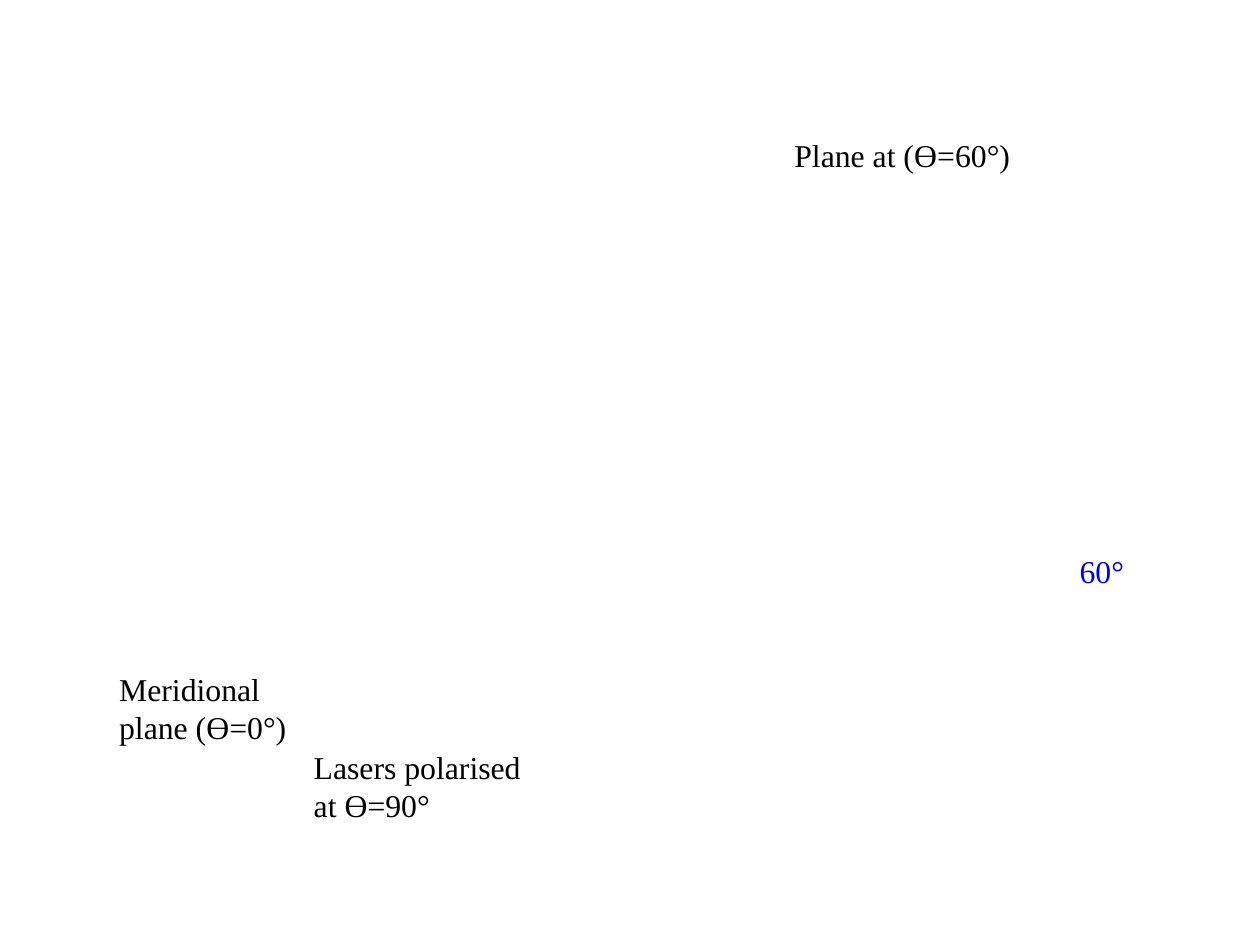
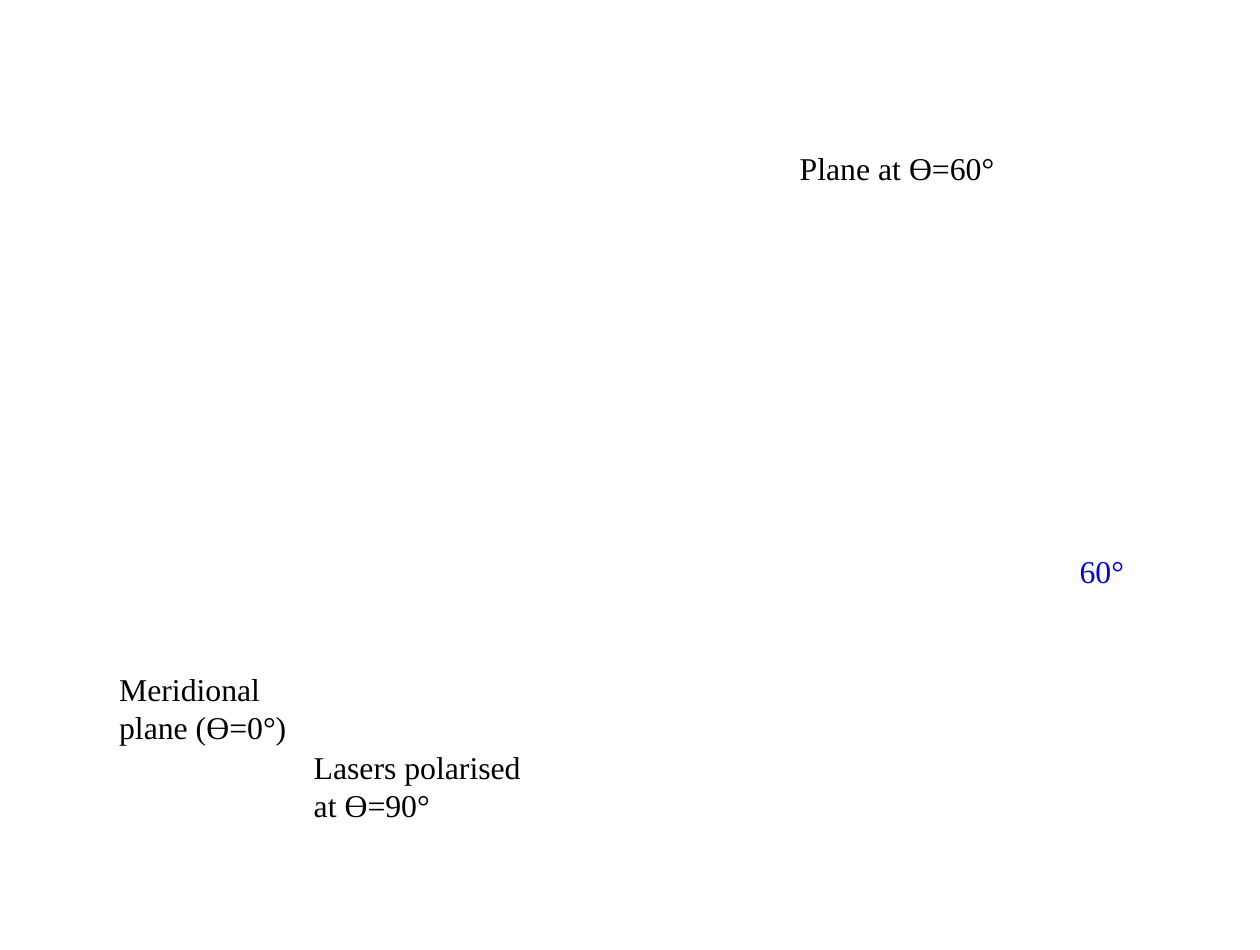
Before and after one commit to mfantham/thesis-2, a slide deck: slide 1 of meridional plane figure/meridional-plane.pptx. Drawn at 1260x950 pixels with LibreOffice and Linux fonts; fonts in the diff are those of the drawing; background and template pictures are left out. Boxes give left, top, right and bottom in pixels: in the first picture for what was removed or moved away, otherwise in the second. Text is boxed around its words. In the diff, an @@ line names an element or a change of style, - is before the commit and + after.

```diff
--- a/meridional plane figure/meridional-plane.pptx
+++ b/meridional plane figure/meridional-plane.pptx
@@ text at bbox=[800, 158, 994, 181]: text changed @@
-Plane at (ϴ=60°)
+Plane at ϴ=60°
```
Also in this commit, not shown: 31 other files.
